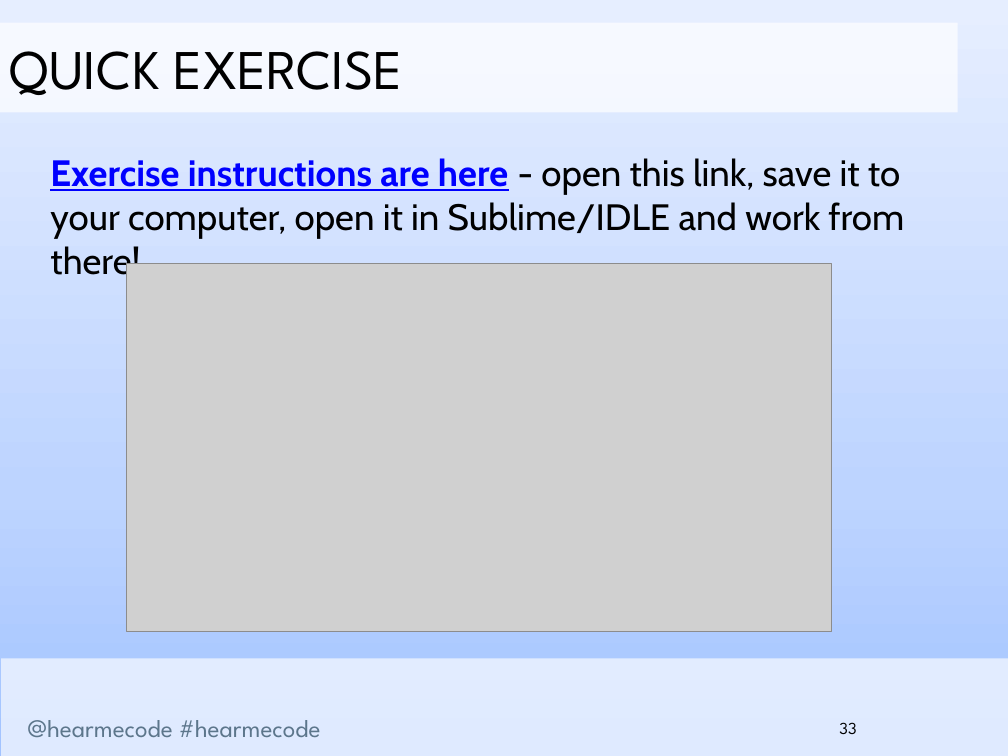
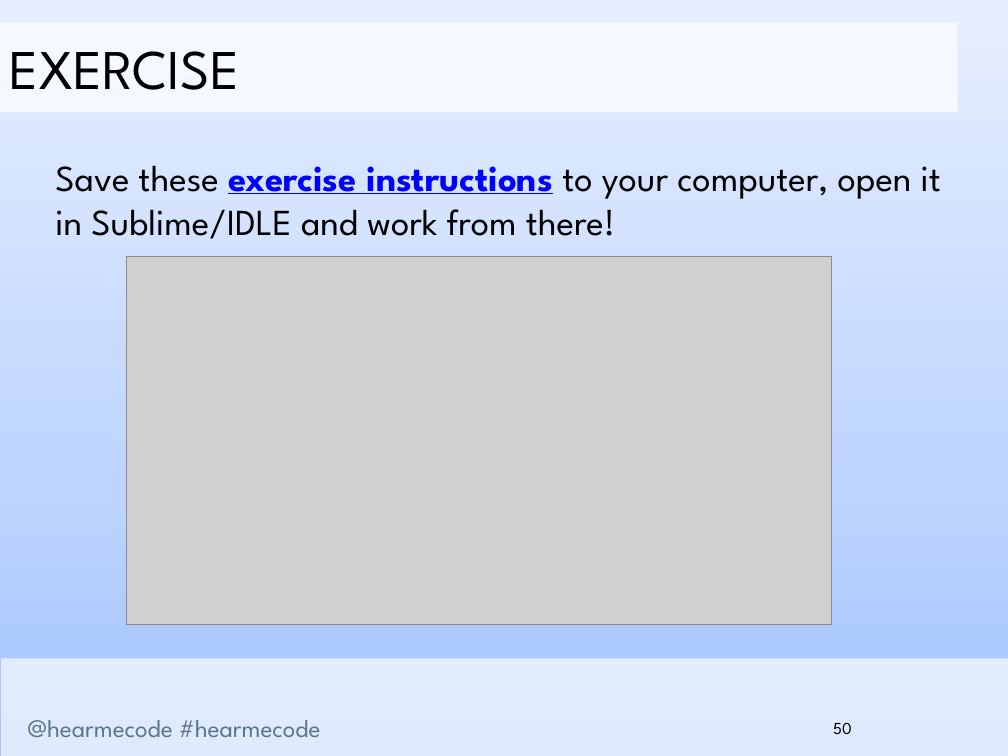
Before and after one commit to hearmecode/slides, a slide deck: slide 50 of Lesson 3/Hear Me Code - File Handling and Dictionaries.pptx (slide 33 before the commit). Drawn at 1008x756 pixels with LibreOffice and Linux fonts; fonts in the diff are those of the drawing; grey boxes stand for pictures; background and template pictures are left out. Boxes give left, top, right and bottom in pixels: in the first picture for what was removed or moved away, otherwise in the second. Text is boxed around its words. In the diff, an @@ line names an element or a change of style, - is before the commit and + after.

```diff
--- a/Lesson 3/Hear Me Code - File Handling and Dictionaries.pptx
+++ b/Lesson 3/Hear Me Code - File Handling and Dictionaries.pptx
@@ text in rectangle at [10,51,239,90]: text changed @@
-QUICK EXERCISE
+EXERCISE
@@ text at [55,165,941,239]: text changed; font Cabin to League Spartan @@
-Exercise instructions are here - open this link, save it to your computer, open it in Sublime/IDLE and work from there!
+Save these exercise instructions to your computer, open it in Sublime/IDLE and work from there!
@@ picture: place and size @@
-picture at [126,263,832,631]
+picture at [126,257,832,625]
@@ page number at [833,722,852,734]: text changed @@
-33
+50
```
Also in this commit, not shown: 35 other slides changed, 28 slides added, 6 slides removed, 3 other files.
